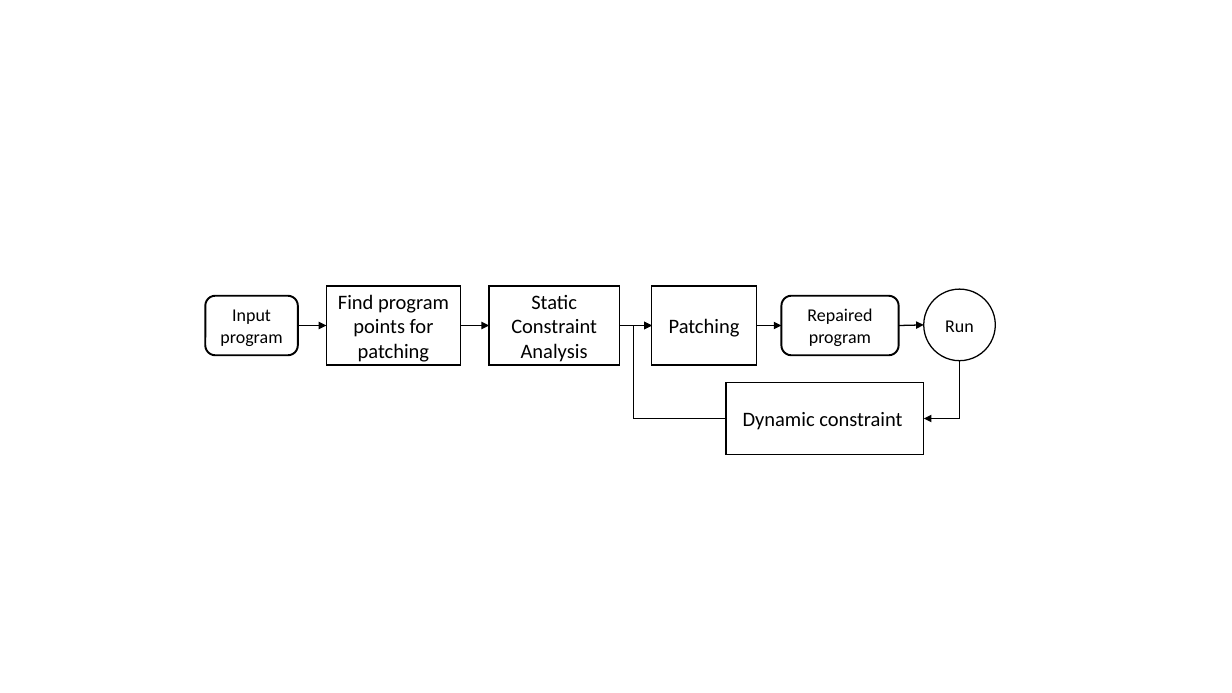
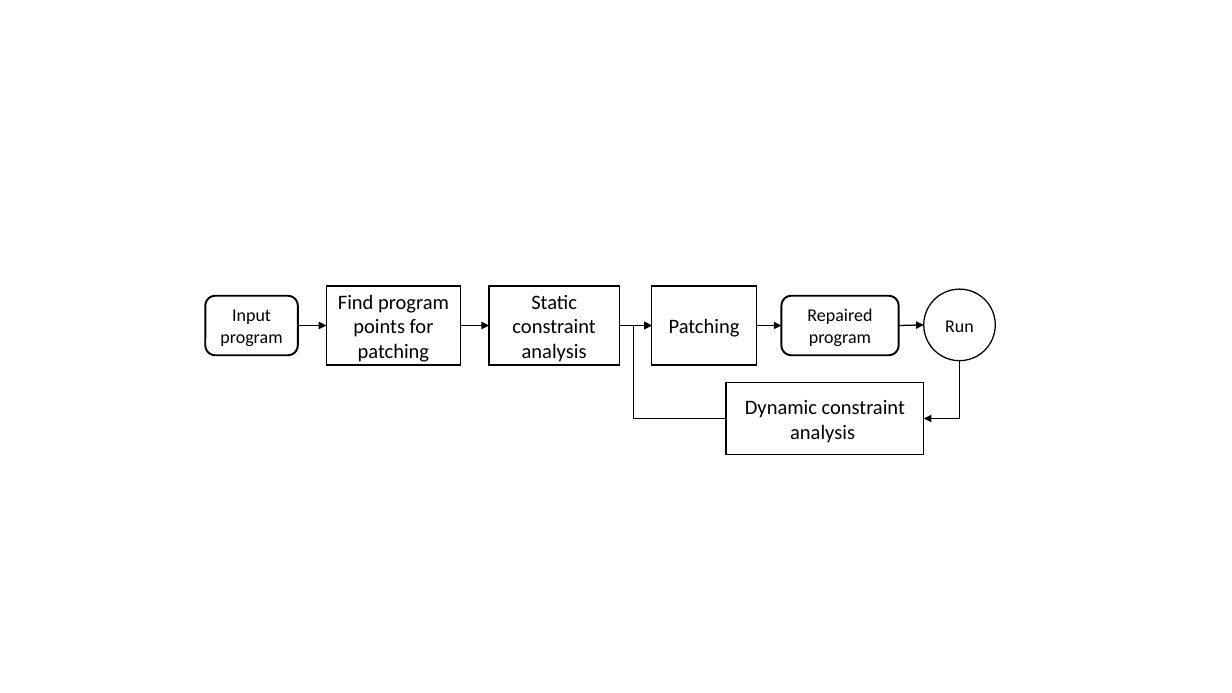
Before and after one commit to aritradhar/FSE2015, a slide deck: slide 7 of images/ArrayIndex.pptx. Drawn at 1232x693 pixels with LibreOffice and Linux fonts; fonts in the diff are those of the drawing. Boxes give left, top, right and bottom in pixels: in the first picture for what was removed or moved away, otherwise in the second. Text is boxed around its words. In the diff, an @@ line names an element or a change of style, - is before the commit and + after.

```diff
--- a/images/ArrayIndex.pptx
+++ b/images/ArrayIndex.pptx
@@ text in rectangle at <box>512,295,595,362</box>: text changed @@
-Static Constraint Analysis
+Static constraint analysis
@@ text in rectangle at <box>745,400,905,443</box>: text changed @@
-Dynamic constraint
+Dynamic constraint analysis
```
Also in this commit, not shown: 1 other slide changed, 4 other files.
